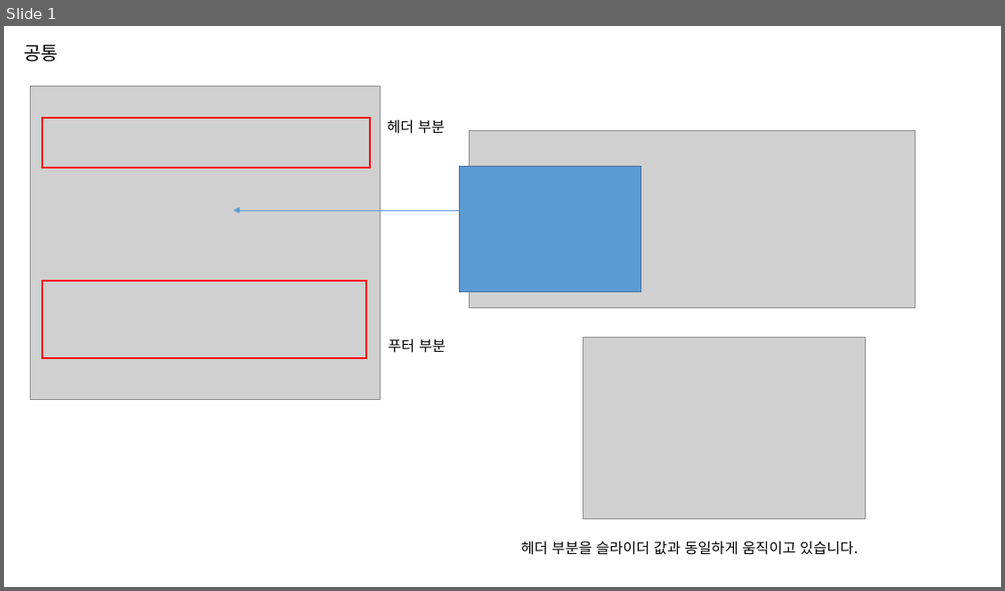
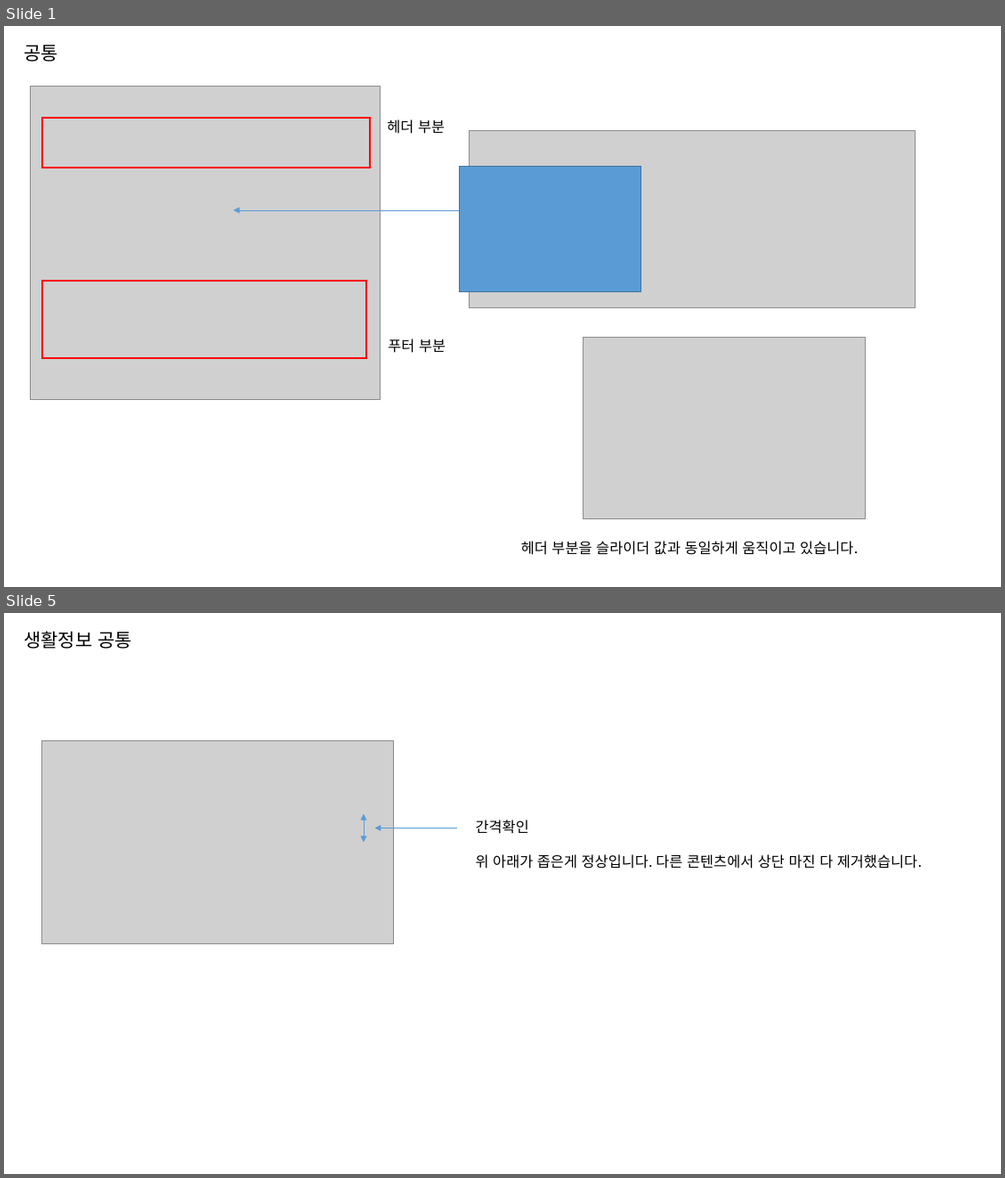
Before and after one commit to jeoungGyy/sejong, a slide deck: ppt/03-10.pptx. Shown one above the other, each under a label of ours: slide 1 before the commit, slides 1 and 5 after it; the slides between them are not shown. The pictures are 1005x591 and 1005x1178 pixels, drawn with LibreOffice and Linux fonts; fonts in the diff are those of the drawing; grey boxes stand for pictures. Boxes give left, top, right and bottom in pixels: in the first picture for what was removed or moved away, otherwise in the second. Text is boxed around its words. In the diff, an @@ line names an element or a change of style, - is before the commit and + after.

```diff
--- a/ppt/03-10.pptx
+++ b/ppt/03-10.pptx
@@ slide 5 added at [4,613,1001,1174], background #FFFFFF @@
@@ text added at [24,631,132,649], 18 pt, text #000000 @@
+생활정보 공통
@@ picture added at [41,740,394,943] @@
@@ double arrow added from (364, 814) to (364, 842), #5B9BD5 0.5 pt @@
@@ text added at [476,819,922,868], 14 pt, text #000000 @@
+간격확인
+위 아래가 좁은게 정상입니다. 다른 콘텐츠에서 상단 마진 다 제거했습니다.
@@ arrow added from (457, 828) to (375, 828), #5B9BD5 0.5 pt @@
```
Also in this commit, not shown: 7 other slides added, 10 other files.
